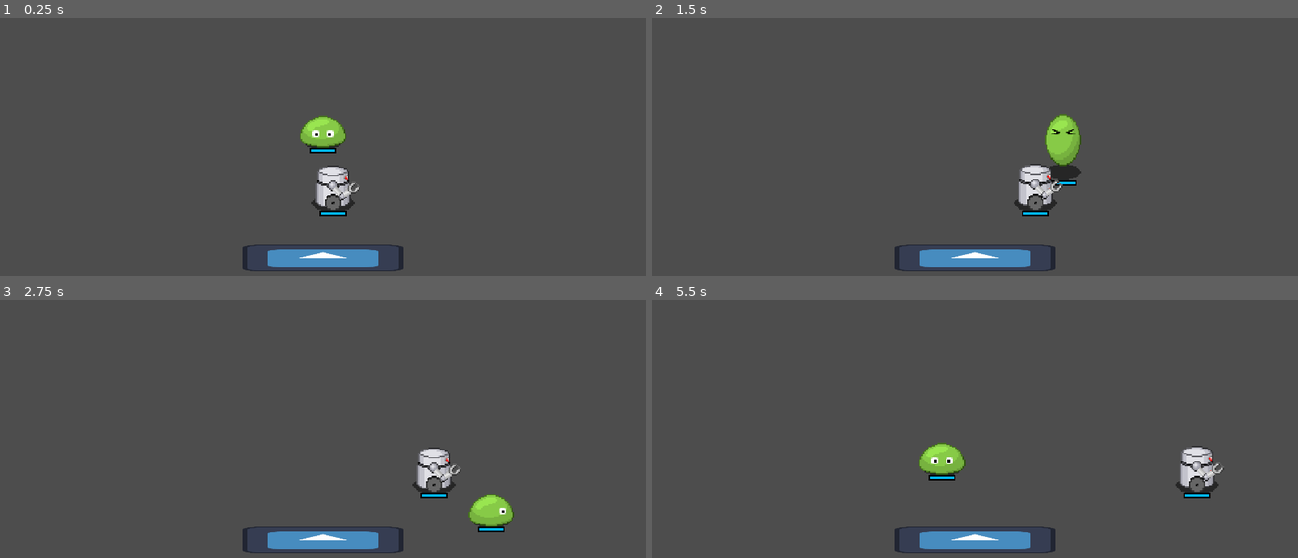
Above: before the commit, frames 1-4 (two rows, left to right).
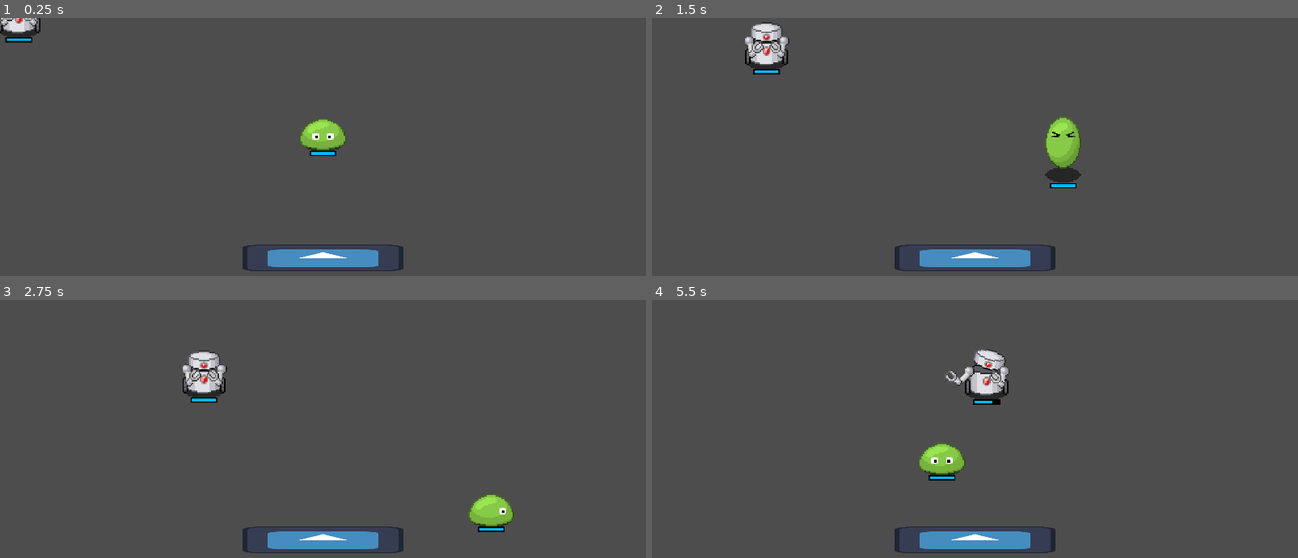
Above: after the commit, the same moments.

Repository: EthanLac13/monsters_vs_machines
Game: Godot game, scene res://scenes/MainScene.tscn
Two runs of this game, one before a commit and one after it. Both use one fixed random seed, a clock stepped at 60 frames per second and the inputs below. The engine's default icon, where the game draws it, is replaced by a stand-in: a white triangle on a blue panel in a dark square.
Inputs:
- Up to frame 1 (0.25 s): no input
- Up to frame 2 (1.5 s): hold Right (InputRight) 0.53-1.28 s; tap Q (UseMove1) at 0.6 s; hold Down (InputDown) from 1.28 s (still down); tap W (UseMove2) at 1.35 s
- Up to frame 3 (2.75 s): release Down (InputDown) at 2.03 s; hold Right (InputRight) from 2.03 s (still down); tap Q (UseMove1) at 2.1 s
- Up to frame 4 (5.5 s): release Right (InputRight) at 2.78 s; hold Up (InputUp) 2.78-3.53 s; tap W (UseMove2) at 2.85, 4.35 s; hold Left (InputLeft) 3.53-5.03 s; tap Q (UseMove1) at 3.6, 5.1 s; hold Down (InputDown) from 5.03 s (still down)

The runs differ from the first frame. In frame 1, 2.0% of the frame differs, in the area x 0-56%, y 0-77%; in frame 2, 2.5%, in the area x 14-67%, y 1-77%; in frame 3, 2.0%; in frame 4, 2.2%.

Commit message:
Fixed issue with animation direction change

Diff:
--- a/scenes/MainScene.tscn
+++ b/scenes/MainScene.tscn
@@ -11,22 +11,24 @@
 [node name="MainScene" type="Node2D" unique_id=1545239290]
 
 [node name="PlayerInputController" parent="." unique_id=517211041 node_paths=PackedStringArray("controlled_object") instance=ExtResource("1_ibiss")]
-controlled_object = NodePath("../EntityTest")
+controlled_object = NodePath("../Player")
 
-[node name="EntityTest" parent="." unique_id=1175444251 instance=ExtResource("1_echbf")]
+[node name="Player" parent="." unique_id=1175444251 instance=ExtResource("1_echbf")]
 y_sort_enabled = false
-position = Vector2(0, -47)
+position = Vector2(240, 90)
 
 [node name="Camera2D" type="Camera2D" parent="." unique_id=1212635600]
+position = Vector2(240, 135)
 script = ExtResource("3_c6dvc")
 
 [node name="Wall" type="Area2D" parent="." unique_id=856556345]
+position = Vector2(240, 135)
 
 [node name="CollisionShape2D" type="CollisionShape2D" parent="Wall" unique_id=308174798]
 position = Vector2(0, 44)
 shape = SubResource("RectangleShape2D_ocns7")
 
 [node name="Sprite2D" type="Sprite2D" parent="." unique_id=860757425]
-position = Vector2(3.516674e-06, 44)
+position = Vector2(240, 178.99998)
 scale = Vector2(0.93750006, 0.15625)
 texture = ExtResource("4_611at")
--- a/scenes/characters/base_ai_controller.gd
+++ b/scenes/characters/base_ai_controller.gd
@@ -1,6 +1,10 @@
 extends Node2D
 
 var controlled_entity: Node2D
+var target_entity: Node2D
+
+func initialize():
+	target_entity = get_parent().get_parent().get_node("Player")
 
 func _process(delta: float) -> void:
 	if controlled_entity == null:
--- a/scenes/characters/enemies/sentry_droid/ai_controller_sentry_droid.gd
+++ b/scenes/characters/enemies/sentry_droid/ai_controller_sentry_droid.gd
@@ -1,6 +1,23 @@
 extends "res://scenes/characters/base_ai_controller.gd"
+
+var max_chase_dir: float = 16.0
+
+func initialize():
+	super()
+	#controlled_entity.animation_object.change_animation("walk")
 
 func _process(delta: float) -> void:
 	super(delta)
 	if controlled_entity != null:
-		controlled_entity.input_right = true
+		if controlled_entity.can_move:
+			# Get player's position and move towards it
+			var target_pos = target_entity.position
+
+			# If we're farther than max_chase_dir range away from the target, get closer
+			if controlled_entity.position.distance_to(target_pos) >= max_chase_dir:
+				var movement_vector = controlled_entity.position.direction_to(target_pos).normalized()
+				controlled_entity.move(movement_vector)
+
+				# Change our direction based on movement
+				var move_dir: float = rad_to_deg(movement_vector.angle())
+				controlled_entity.animation_object.change_direction(move_dir)
--- a/scenes/characters/new_anim_test_scene.gd
+++ b/scenes/characters/new_anim_test_scene.gd
@@ -64,12 +64,13 @@
 
 # Changes direction while maintaining the same animation and progress
 func change_direction(anim_dir: int):
-	var new_direction_string = direction_to_string_dict[get_snapped_anim_dir(anim_dir)]
-	if new_direction_string != current_direction_string:
-		var anim_progress = anim_player.current_animation_position
-		change_animation(current_external_animation_string, anim_dir)
-		if anim_progress < anim_player.current_animation_length:
-			anim_player.seek(anim_progress, true)
+	if anim_player.current_animation != "":
+		var new_direction_string = direction_to_string_dict[get_snapped_anim_dir(anim_dir)]
+		if new_direction_string != current_direction_string:
+			var anim_progress = anim_player.current_animation_position
+			change_animation(current_external_animation_string, anim_dir)
+			if anim_progress < anim_player.current_animation_length:
+				anim_player.seek(anim_progress, true)
 
 # Snaps an animation to the nearest multiple of 90
 func get_snapped_anim_dir(anim_dir: float):
--- a/scenes/player_input_controller.gd
+++ b/scenes/player_input_controller.gd
@@ -22,6 +22,7 @@
 	print(new_enemy)
 
 	ai_controller.controlled_entity = new_enemy
+	ai_controller.initialize()
 
 func _process(delta: float):
 	if Input.is_action_pressed("InputRight"):
